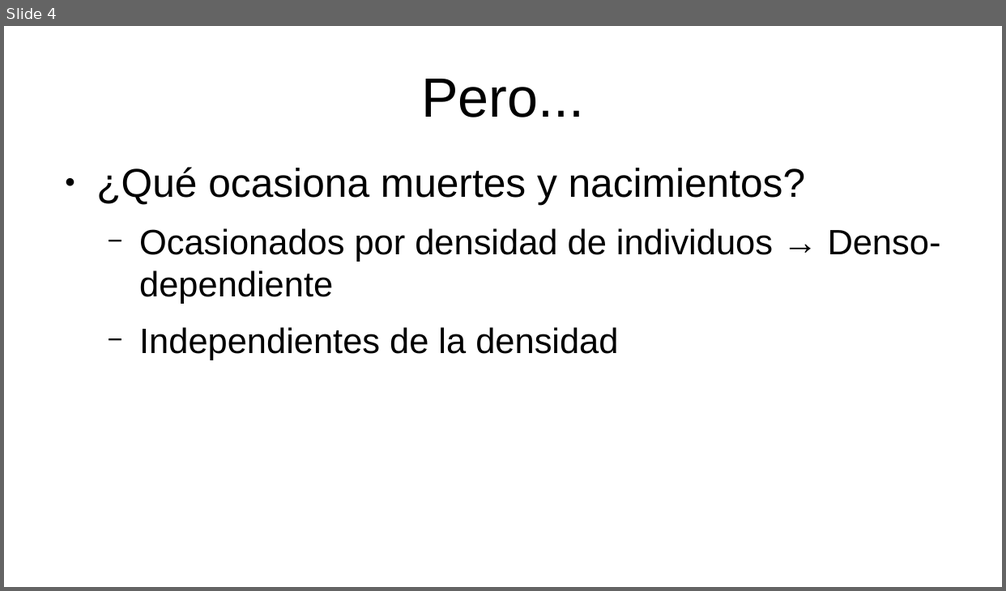
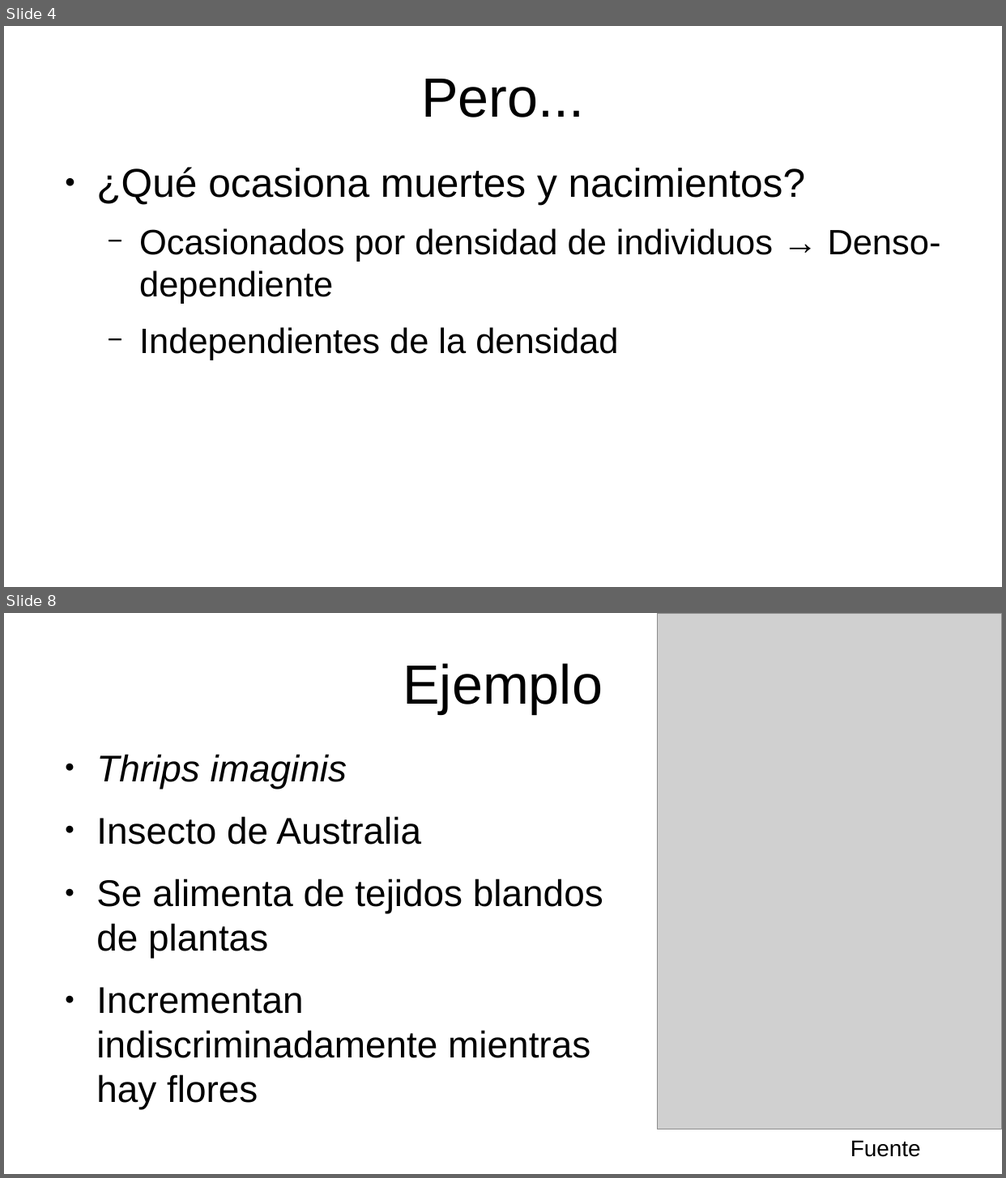
Before and after one commit to gerardommc/Ecologia-poblaciones, a slide deck: Unidad-2/Regulacion-poblaciones.odp. Shown one above the other, each under a label of ours: slide 4 before the commit, slides 4 and 8 after it; the slides between them are not shown. The pictures are 1006x591 and 1006x1178 pixels, drawn with LibreOffice and Linux fonts; fonts in the diff are those of the drawing; grey boxes stand for pictures. Boxes give left, top, right and bottom in pixels: in the first picture for what was removed or moved away, otherwise in the second. Text is boxed around its words. In the diff, an @@ line names an element or a change of style, - is before the commit and + after.

```diff
--- a/Unidad-2/Regulacion-poblaciones.odp
+++ b/Unidad-2/Regulacion-poblaciones.odp
@@ slide 8 added at (4, 613, 1002, 1174), background #FFFFFF @@
@@ picture added at (657, 613, 1002, 1129) @@
@@ title added at (403, 663, 603, 714), 44 pt, text #000000 @@
+Ejemplo
@@ text added at (96, 754, 603, 1110), 29.6 pt, text #000000 @@
+● Thrips imaginis
+● Insecto de Australia
+● Se alimenta de tejidos blandos de plantas
+● Incrementan indiscriminadamente mientras hay flores
@@ text added at (850, 1140, 921, 1157), 18 pt, text #000000 @@
+Fuente
```
Also in this commit, not shown: 4 other slides added, 1 slide removed, 1 other file.
